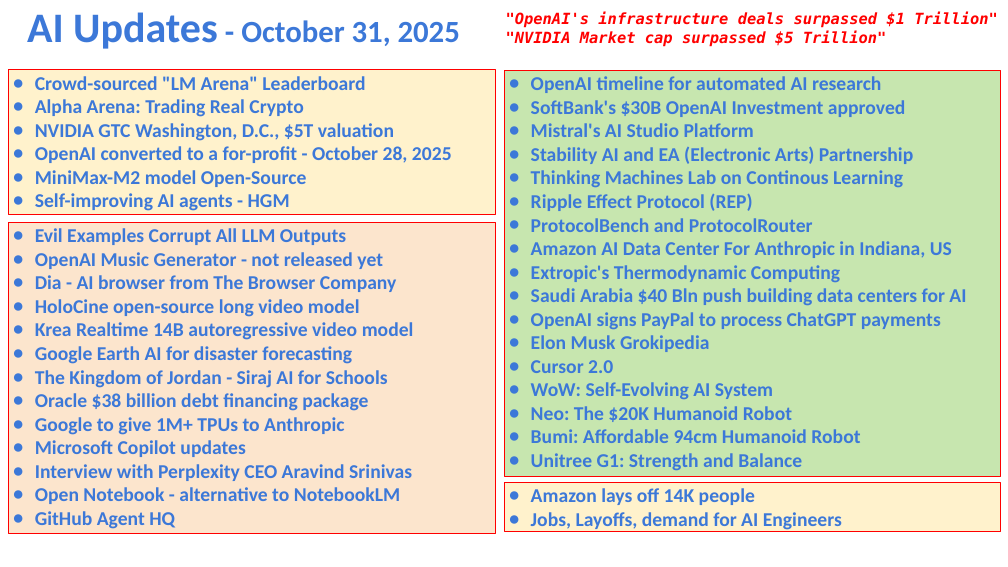
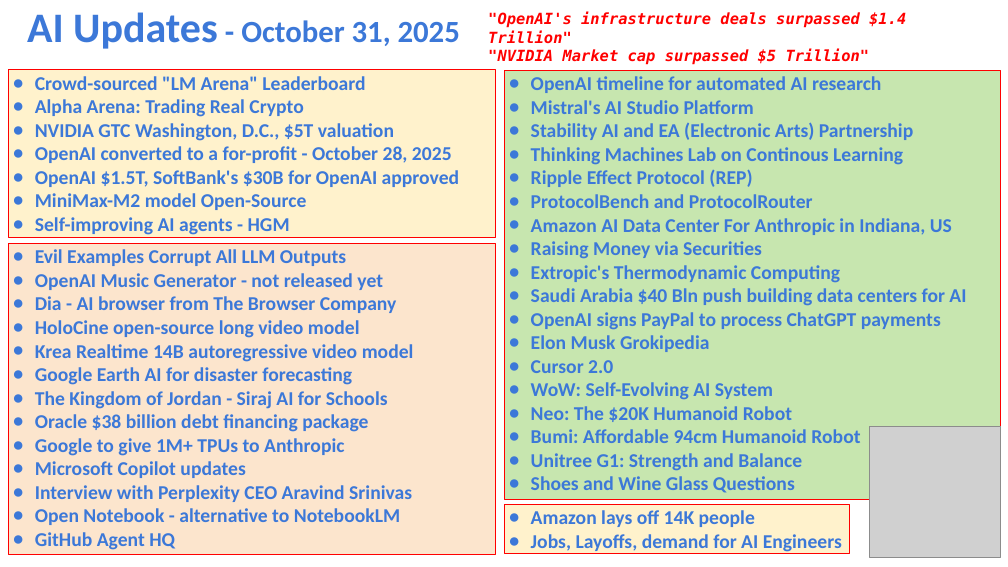
Before and after one commit to lselector/seminar, a slide deck: slide 1 of 2025/2025-10-31-AI-Updates.pptx. Drawn at 1008x567 pixels with LibreOffice and Linux fonts; fonts in the diff are those of the drawing; grey boxes stand for pictures. Boxes give left, top, right and bottom in pixels: in the first picture for what was removed or moved away, otherwise in the second. Text is boxed around its words. In the diff, an @@ line names an element or a change of style, - is before the commit and + after.

```diff
--- a/2025/2025-10-31-AI-Updates.pptx
+++ b/2025/2025-10-31-AI-Updates.pptx
@@ text ""OpenAI's infrastructure deals surpassed $1.4 ...": place and size @@
-text ""OpenAI's infrastructure deals surpassed $1.4 ..." at bbox=[506, 11, 998, 47]
+text ""OpenAI's infrastructure deals surpassed $1.4 ..." at bbox=[488, 11, 906, 65]
@@ text at bbox=[488, 11, 906, 44]: text changed @@
-"OpenAI's infrastructure deals surpassed $1 Trillion"
+"OpenAI's infrastructure deals surpassed $1.4 Trillion"
@@ rectangle "Crowd-sourced "LM Arena" Leaderboard": place and size @@
-rectangle "Crowd-sourced "LM Arena" Leaderboard" at bbox=[9, 70, 496, 214]
+rectangle "Crowd-sourced "LM Arena" Leaderboard" at bbox=[9, 70, 496, 238]
@@ rectangle "OpenAI timeline for automated AI ...": place and size @@
-rectangle "OpenAI timeline for automated AI ..." at bbox=[505, 71, 1001, 477]
+rectangle "OpenAI timeline for automated AI ..." at bbox=[505, 71, 1001, 500]
@@ text in rectangle at bbox=[531, 100, 906, 117]: paragraph removed @@
-● SoftBank's $30B OpenAI Investment approved
@@ text in rectangle at bbox=[35, 170, 460, 187]: paragraph added @@
+● OpenAI $1.5T, SoftBank's $30B for OpenAI approved
@@ rectangle "Evil Examples Corrupt All LLM ...": place and size @@
-rectangle "Evil Examples Corrupt All LLM ..." at bbox=[9, 223, 496, 533]
+rectangle "Evil Examples Corrupt All LLM ..." at bbox=[9, 243, 496, 553]
@@ text in rectangle at bbox=[531, 241, 762, 259]: paragraph added @@
+● Raising Money via Securities
@@ picture added at bbox=[870, 426, 1001, 557] @@
@@ text in rectangle at bbox=[531, 476, 795, 493]: paragraph added @@
+● Shoes and Wine Glass Questions
@@ rectangle "Amazon lays off 14K people": place and size @@
-rectangle "Amazon lays off 14K people" at bbox=[505, 483, 1001, 532]
+rectangle "Amazon lays off 14K people" at bbox=[505, 504, 850, 553]
```
Also in this commit, not shown: 4 other slides changed, 4 slides added.
